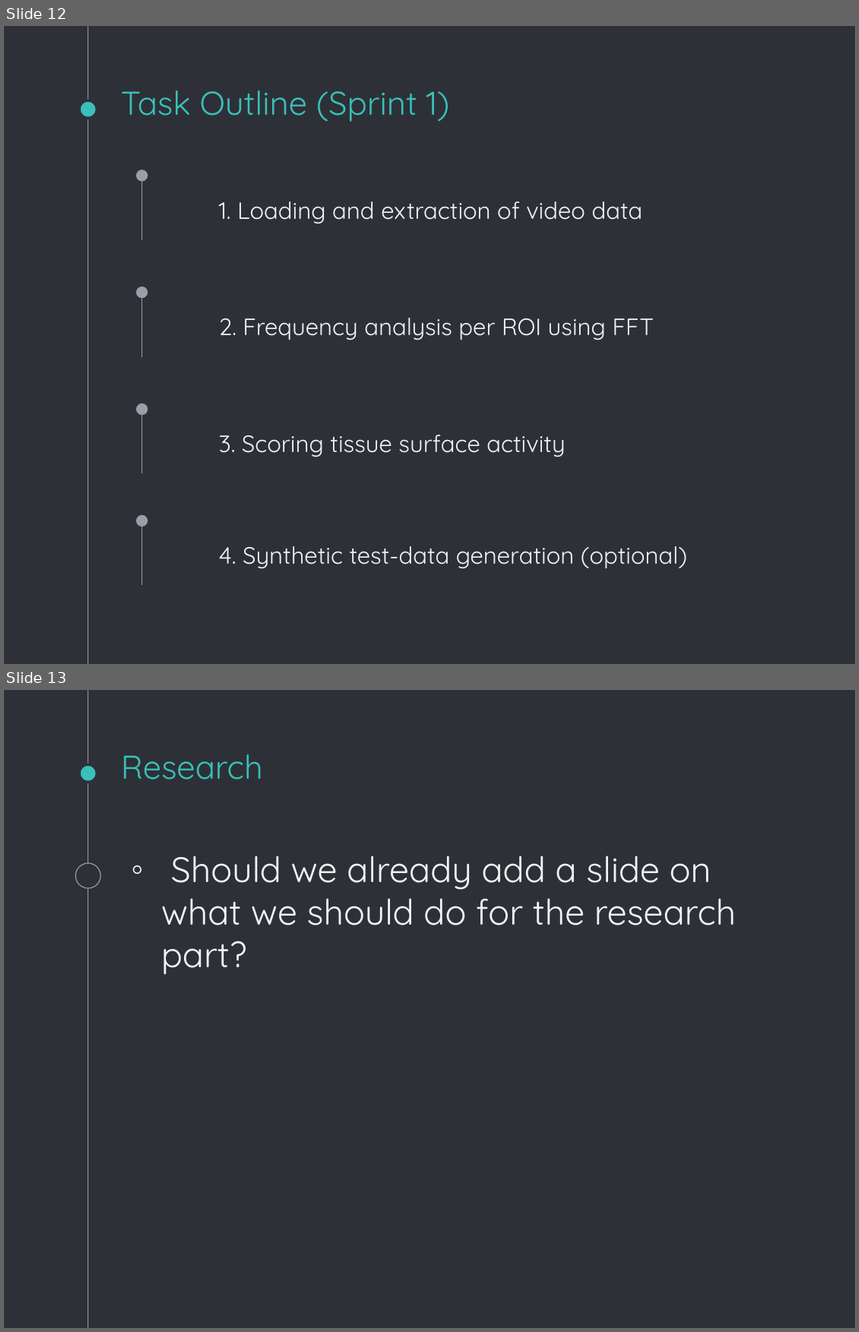
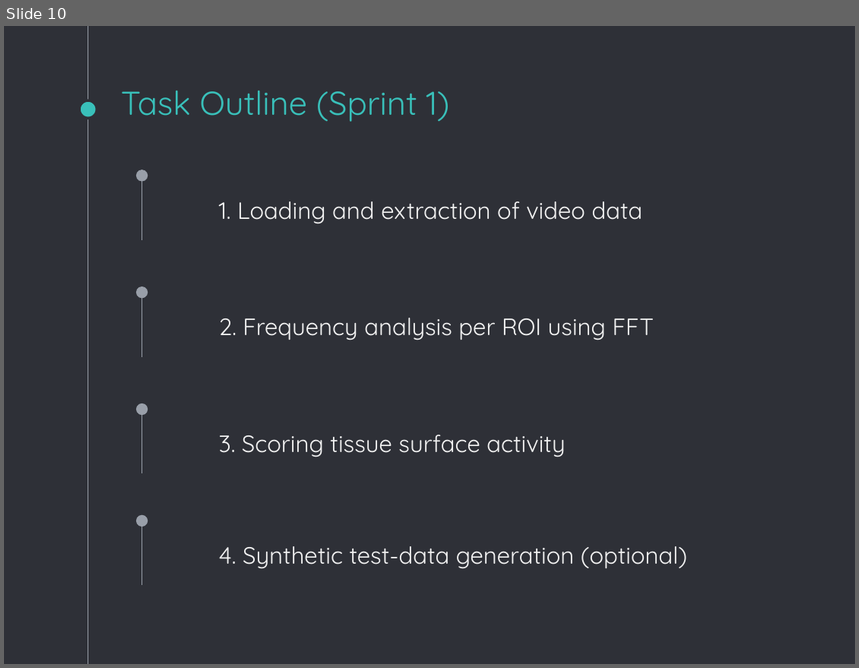
Before and after one commit to SimuJenni/RD-project, a slide deck: doc/initial-plan.pptx. Shown one above the other, each under a label of ours: slides 12 and 13 before the commit, slide 10 after it. The pictures are 859x1332 and 859x668 pixels, drawn with LibreOffice and Linux fonts; fonts in the diff are those of the drawing. Boxes give left, top, right and bottom in pixels: in the first picture for what was removed or moved away, otherwise in the second. Text is boxed around its words. In the diff, an @@ line names an element or a change of style, - is before the commit and + after.

```diff
--- a/doc/initial-plan.pptx
+++ b/doc/initial-plan.pptx
@@ slide 13 removed at (4, 690, 855, 1328), background #2E3037; not listed: 2 template elements that a slide beside it also shows @@
@@ title removed at (121, 755, 263, 780) @@
-Research
@@ ellipse removed at (75, 863, 101, 888) @@
@@ text removed at (161, 856, 736, 975) @@
-◦ Should we already add a slide on what we should do for the research part?
@@ what was slide 12 is now slide 10 @@
```
Also in this commit, not shown: 5 slides changed, 1 slide added, 1 other slide removed.
